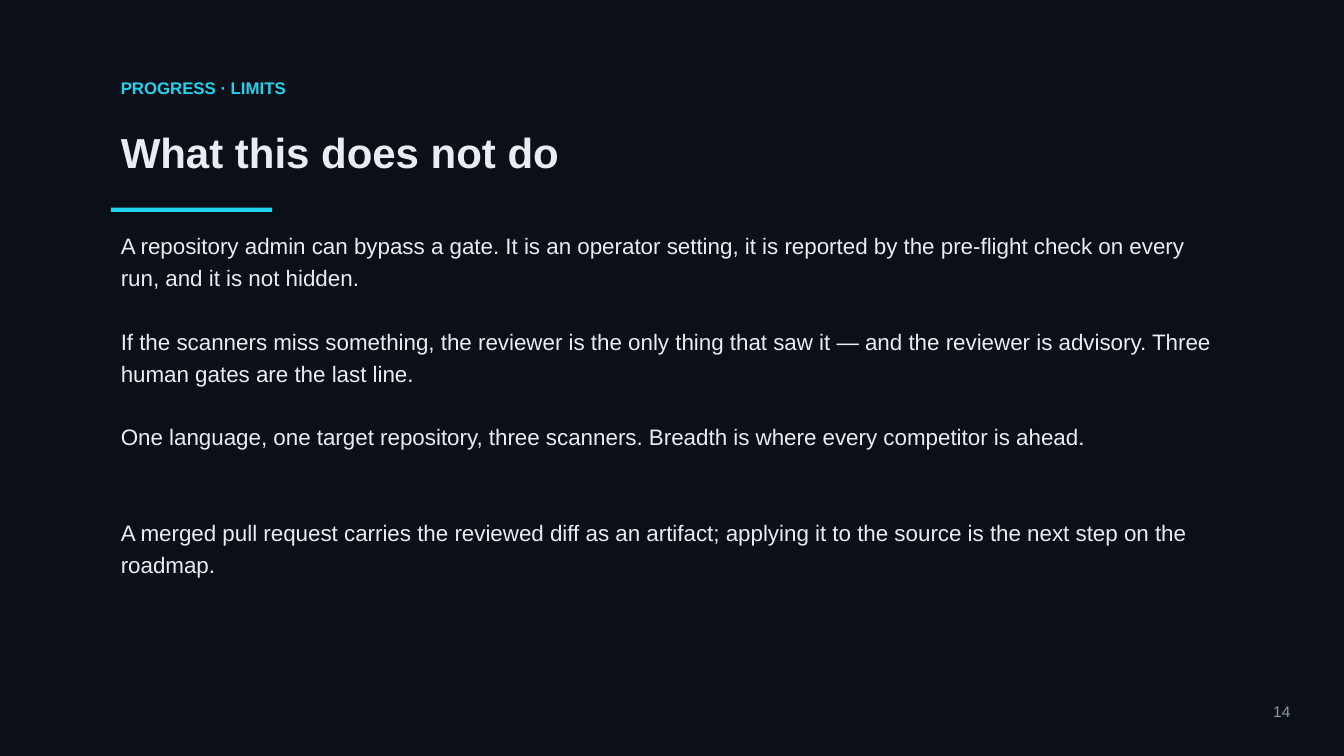
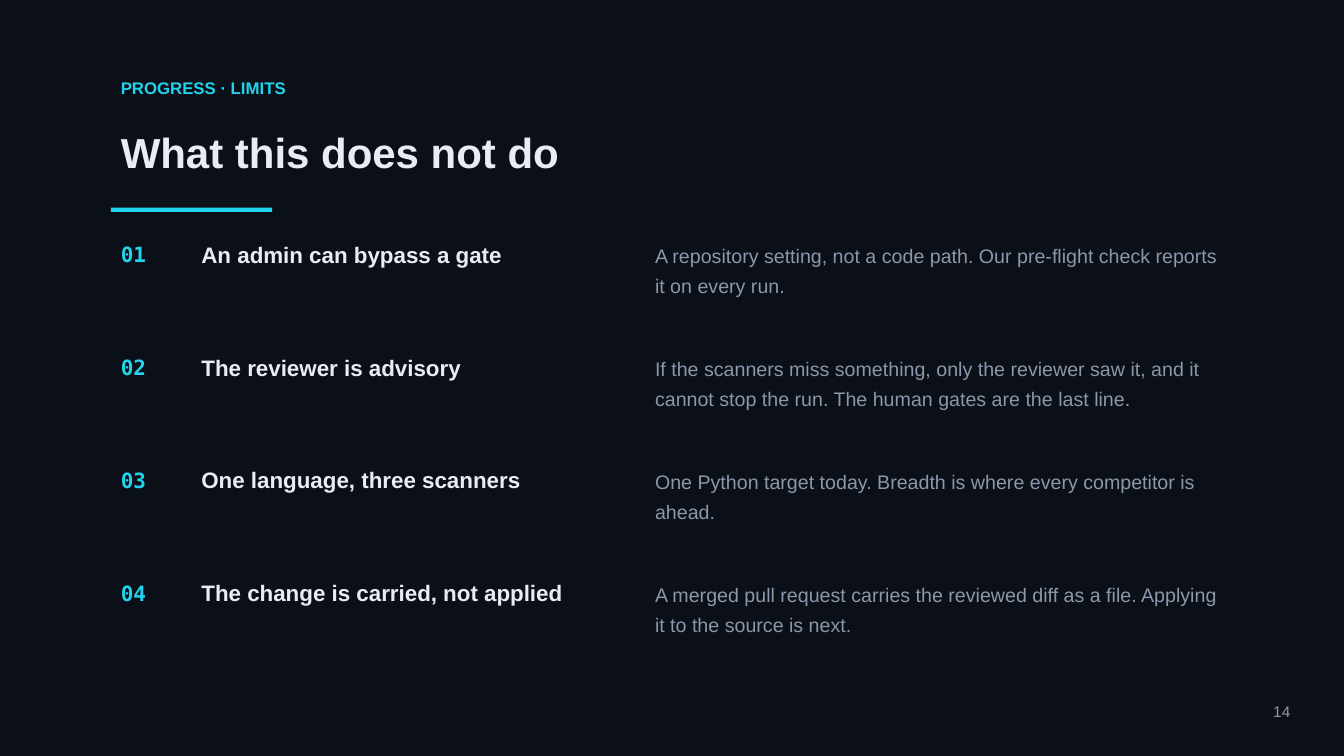
Before and after one commit to mohamedsorour1998/technical-presentations, a slide deck: slide 14 of talks/devops-hackathon-final/pitch/TheAgentOrg-Final.pptx. Drawn at 1344x756 pixels with LibreOffice and Linux fonts; fonts in the diff are those of the drawing. Boxes give left, top, right and bottom in pixels: in the first picture for what was removed or moved away, otherwise in the second. Text is boxed around its words. In the diff, an @@ line names an element or a change of style, - is before the commit and + after.

```diff
--- a/talks/devops-hackathon-final/pitch/TheAgentOrg-Final.pptx
+++ b/talks/devops-hackathon-final/pitch/TheAgentOrg-Final.pptx
@@ text added at (121, 246, 146, 263), 15 pt, text #22D3EE, bold @@
+01
@@ text added at (201, 246, 502, 268), 16 pt, text #E8ECF3, bold @@
+An admin can bypass a gate
@@ text at (655, 249, 1217, 297): text changed; size 16 to 14 pt; text colour #E8ECF3 to #8B97AB @@
-A repository admin can bypass a gate. It is an operator setting, it is reported by the pre-flight check on every run, and it is not hidden.
+A repository setting, not a code path. Our pre-flight check reports it on every run.
@@ text added at (121, 359, 146, 376), 15 pt, text #22D3EE, bold @@
+02
@@ text added at (201, 359, 461, 381), 16 pt, text #E8ECF3, bold @@
+The reviewer is advisory
@@ text at (655, 362, 1199, 410): text changed; size 16 to 14 pt; text colour #E8ECF3 to #8B97AB @@
-If the scanners miss something, the reviewer is the only thing that saw it — and the reviewer is advisory. Three human gates are the last line.
+If the scanners miss something, only the reviewer saw it, and it cannot stop the run. The human gates are the last line.
@@ text added at (121, 472, 146, 489), 15 pt, text #22D3EE, bold @@
+03
@@ text added at (201, 471, 520, 493), 16 pt, text #E8ECF3, bold @@
+One language, three scanners
@@ text at (655, 475, 1194, 519): text changed; size 16 to 14 pt; text colour #E8ECF3 to #8B97AB @@
-One language, one target repository, three scanners. Breadth is where every competitor is ahead.
+One Python target today. Breadth is where every competitor is ahead.
@@ text added at (121, 585, 146, 602), 15 pt, text #22D3EE, bold @@
+04
@@ text added at (201, 584, 562, 606), 16 pt, text #E8ECF3, bold @@
+The change is carried, not applied
@@ text at (655, 588, 1216, 632): text changed; size 16 to 14 pt; text colour #E8ECF3 to #8B97AB @@
-A merged pull request carries the reviewed diff as an artifact; applying it to the source is the next step on the roadmap.
+A merged pull request carries the reviewed diff as a file. Applying it to the source is next.
```
Also in this commit, not shown: 14 other slides changed, 3 other files.
